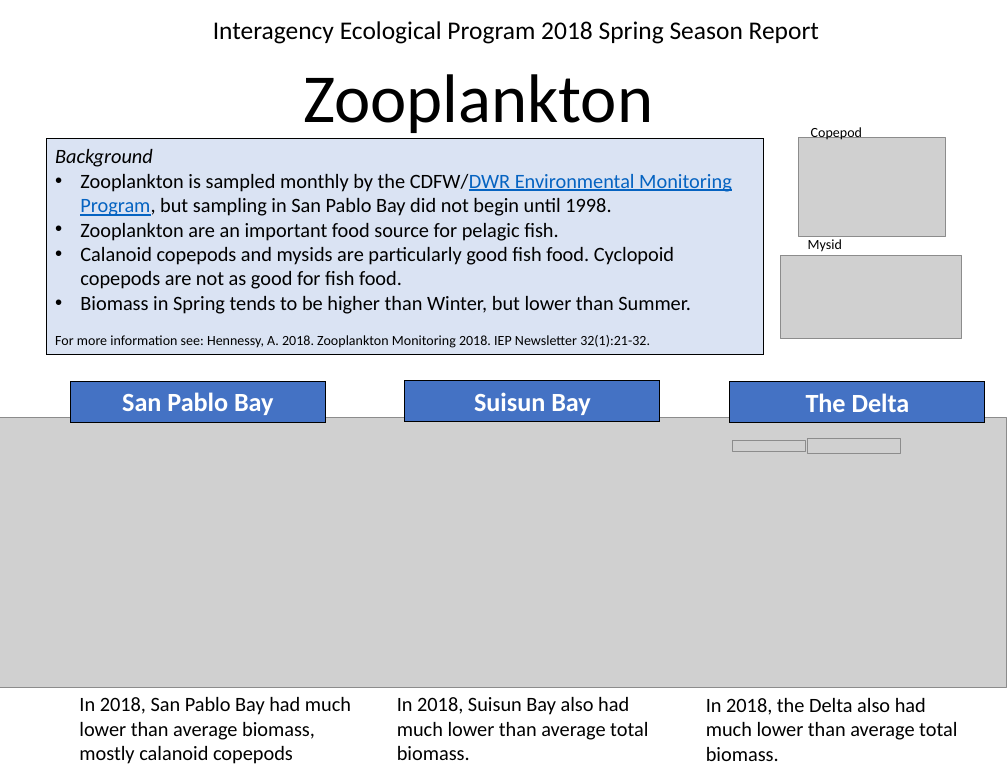
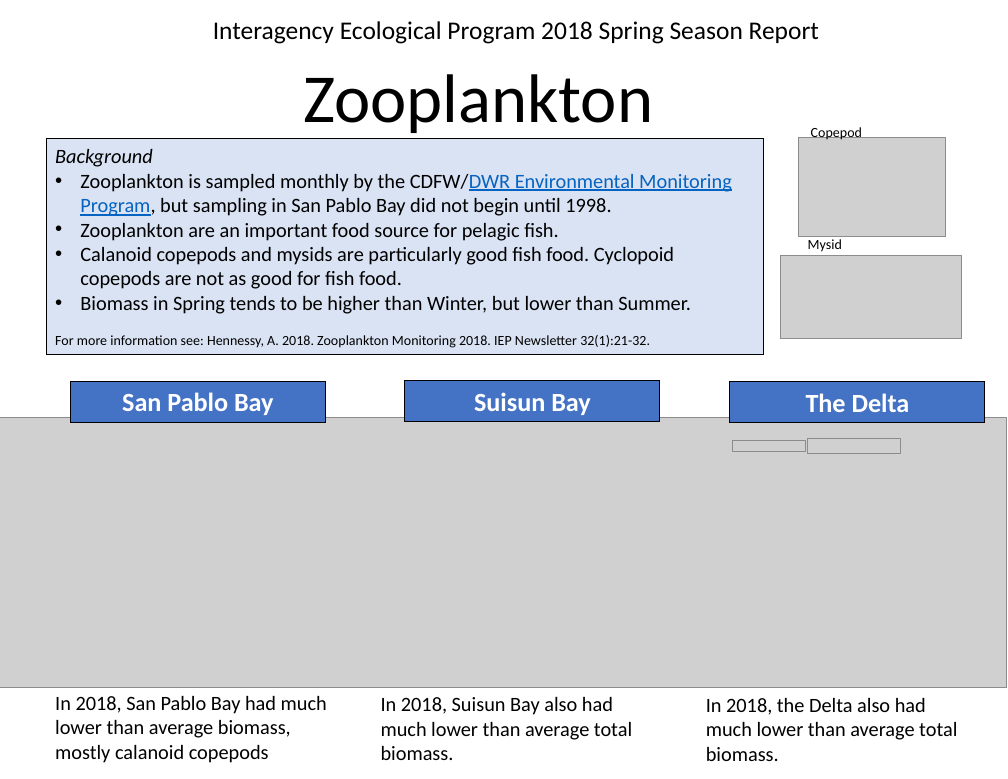
Before and after one commit to InteragencyEcologicalProgram/Status-and-Trends, a slide deck: slide 5 of spring_report/SeasonalMonitoring Spring 2018 9MAR2020.pptx. Drawn at 1008x779 pixels with LibreOffice and Linux fonts; fonts in the diff are those of the drawing; grey boxes stand for pictures. Boxes give left, top, right and bottom in pixels: in the first picture for what was removed or moved away, otherwise in the second. Text is boxed around its words. In the diff, an @@ line names an element or a change of style, - is before the commit and + after.

```diff
--- a/spring_report/SeasonalMonitoring Spring 2018 9MAR2020.pptx
+++ b/spring_report/SeasonalMonitoring Spring 2018 9MAR2020.pptx
@@ text "In 2018, San Pablo Bay ...": place and size @@
-text "In 2018, San Pablo Bay ..." at [79, 697, 351, 764]
+text "In 2018, San Pablo Bay ..." at [55, 696, 327, 763]
@@ text "In 2018, Suisun Bay also ...": place and size @@
-text "In 2018, Suisun Bay also ..." at [397, 697, 648, 760]
+text "In 2018, Suisun Bay also ..." at [381, 697, 632, 760]
```
Also in this commit, not shown: 3 other slides changed, 2 other files.
